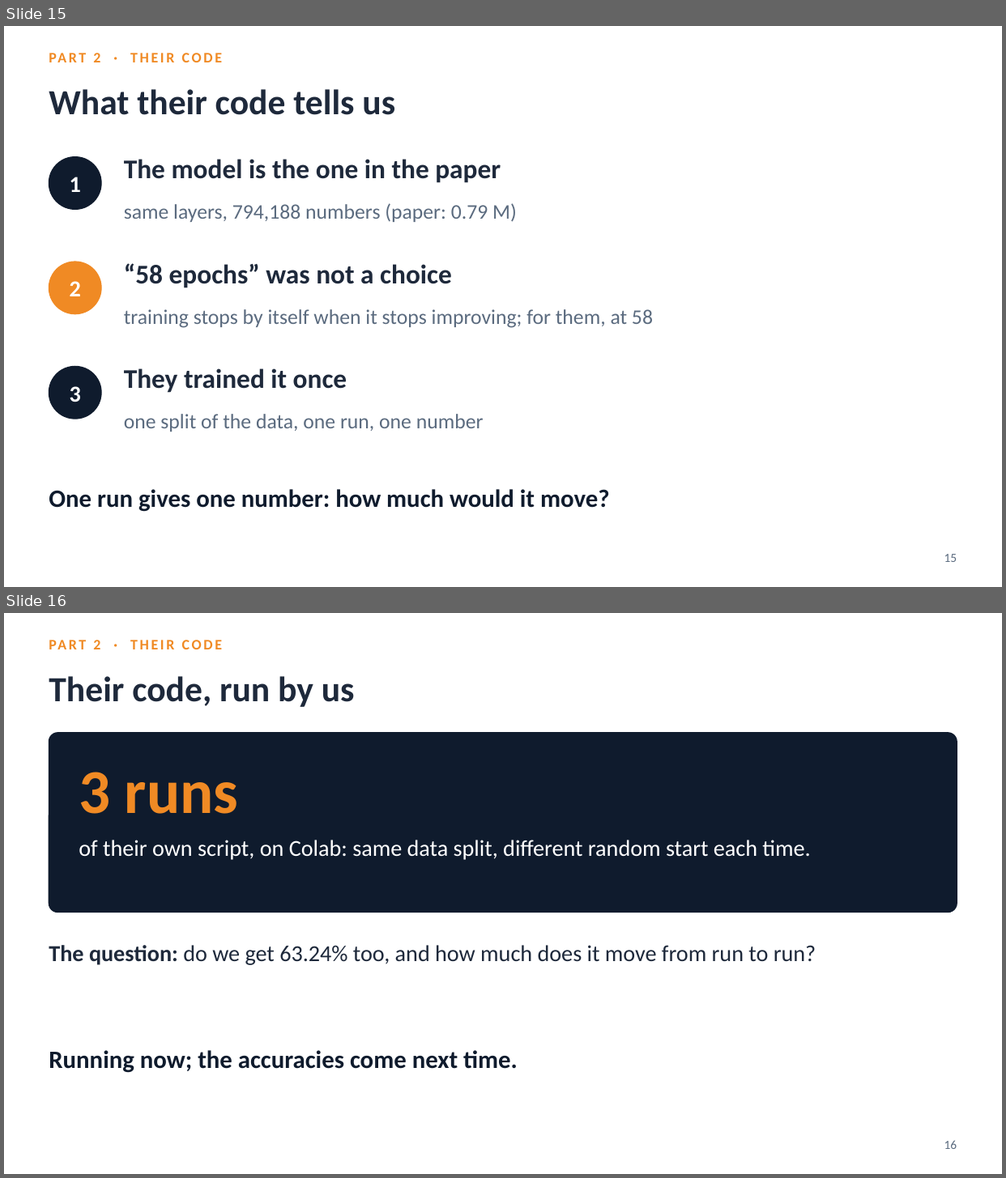
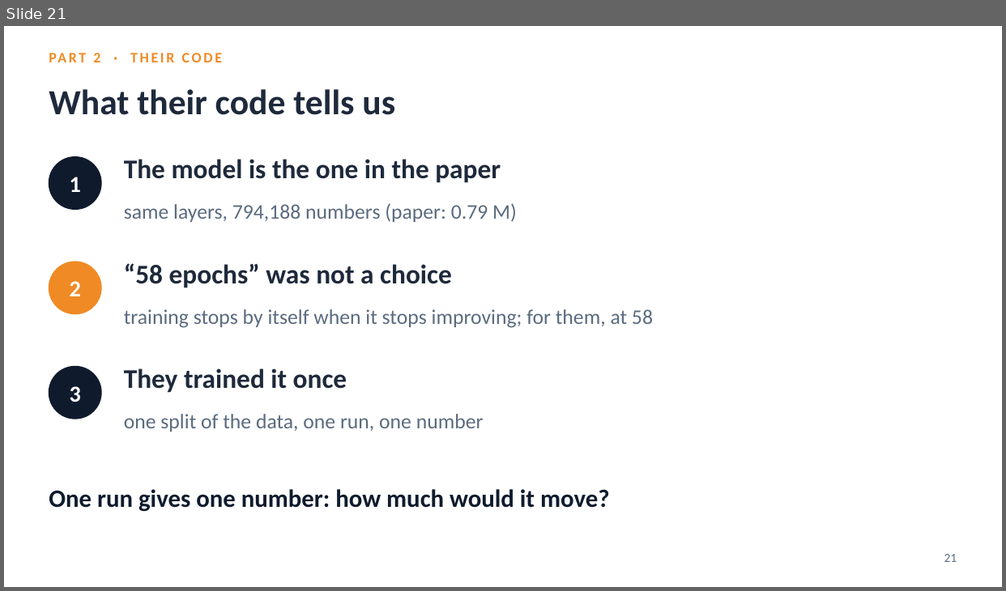
Before and after one commit to YusufBilo78/amc, a slide deck: deck/moshe_paper_icrnna.pptx. Shown one above the other, each under a label of ours: slides 15 and 16 before the commit, slide 21 after it. The pictures are 1006x1178 and 1006x591 pixels, drawn with LibreOffice and Linux fonts; fonts in the diff are those of the drawing. Boxes give left, top, right and bottom in pixels: in the first picture for what was removed or moved away, otherwise in the second. Text is boxed around its words. In the diff, an @@ line names an element or a change of style, - is before the commit and + after.

```diff
--- a/deck/moshe_paper_icrnna.pptx
+++ b/deck/moshe_paper_icrnna.pptx
@@ slide 16 removed at [4, 613, 1002, 1174], background #FFFFFF @@
@@ text removed at [93, 640, 100, 649] @@
-PART 2 · THEIR CODE
@@ text removed at [49, 676, 355, 707] @@
-Their code, run by us
@@ rounded rectangle removed at [49, 733, 957, 913] @@
@@ text removed at [79, 772, 239, 814] @@
-3 runs
@@ text removed at [79, 840, 810, 860] @@
-of their own script, on Colab: same data split, different random start each time.
@@ text removed at [49, 945, 816, 965] @@
-The question: do we get 63.24% too, and how much does it move from run to run?
@@ text removed at [49, 1050, 518, 1073] @@
-Running now; the accuracies come next time.
@@ text removed at [944, 1140, 957, 1149] @@
-16
@@ what was slide 15 is now slide 21 @@
@@ slide 21 changed as well @@
@@ text at [944, 554, 957, 562]: text changed @@
-15
+21
```
Also in this commit, not shown: 17 other slides changed, 6 slides added, 3 other slides removed, 4 other files.
